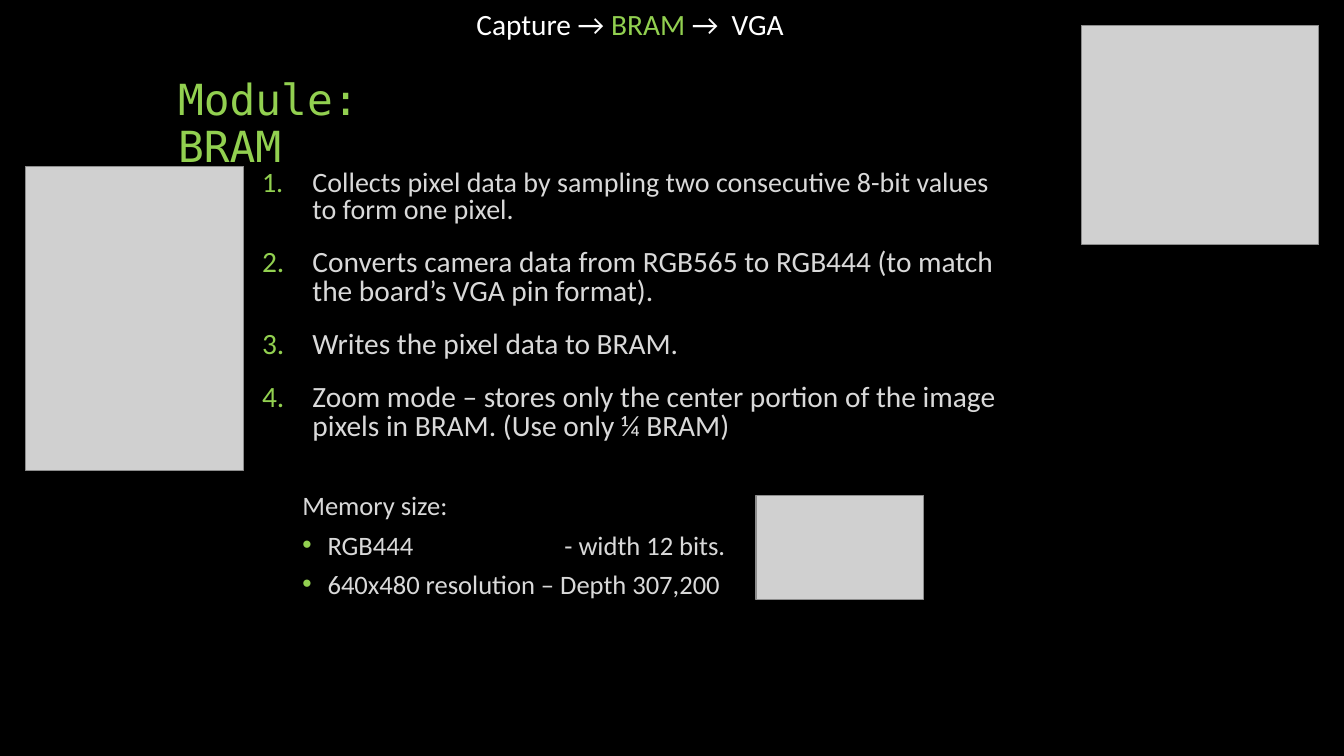
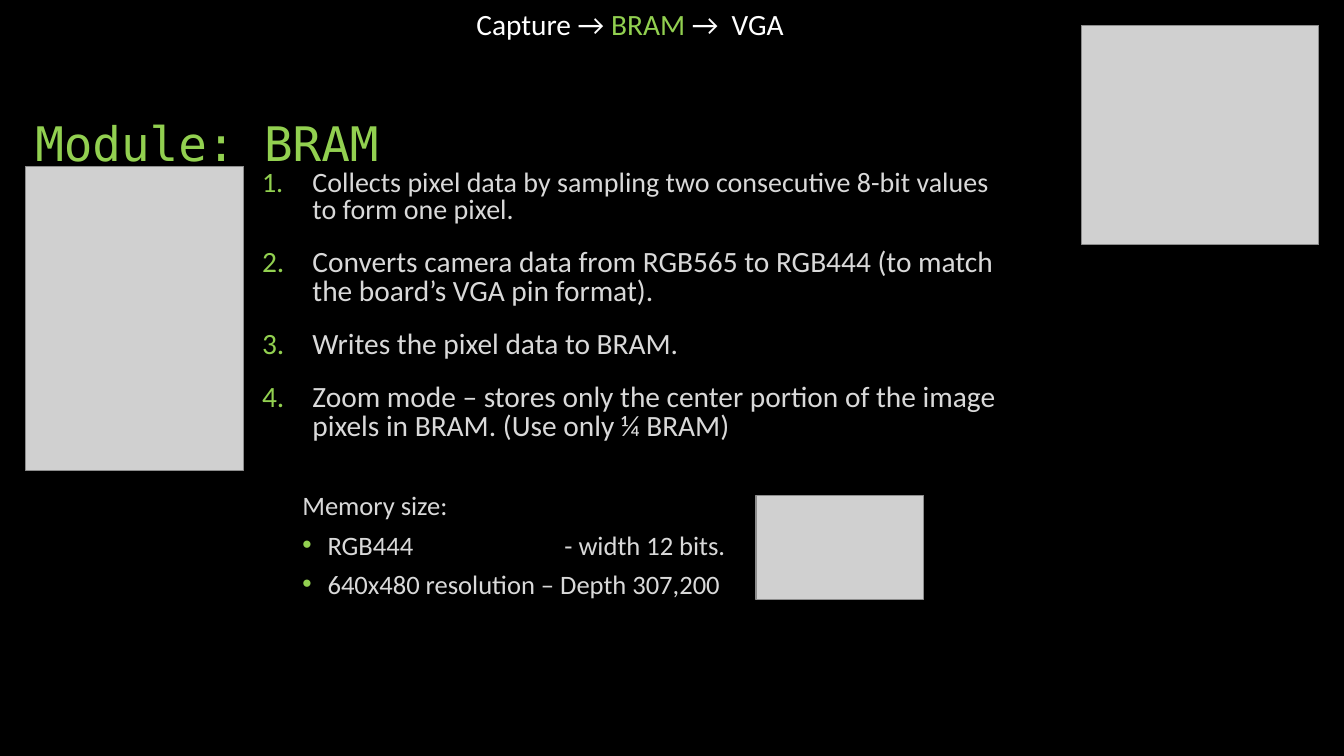
Before and after one commit to idowein/FPGA-image-interpolator, a slide deck: slide 12 of datasheets/Digital Zoom presentation.pptx (slide 13 before the commit). Drawn at 1344x756 pixels with LibreOffice and Linux fonts; fonts in the diff are those of the drawing; grey boxes stand for pictures. Boxes give left, top, right and bottom in pixels: in the first picture for what was removed or moved away, otherwise in the second. Text is boxed around its words. In the diff, an @@ line names an element or a change of style, - is before the commit and + after.

```diff
--- a/datasheets/Digital Zoom presentation.pptx
+++ b/datasheets/Digital Zoom presentation.pptx
@@ title "Module: BRAM": place and size @@
-title "Module: BRAM" at [178,82,359,171]
+title "Module: BRAM" at [35,124,378,171]
@@ title "Module: BRAM" at [35,124,378,171]: size 30.6 to 34 pt @@
```
Also in this commit, not shown: 5 other slides changed, 5 slides added, 3 slides removed.
